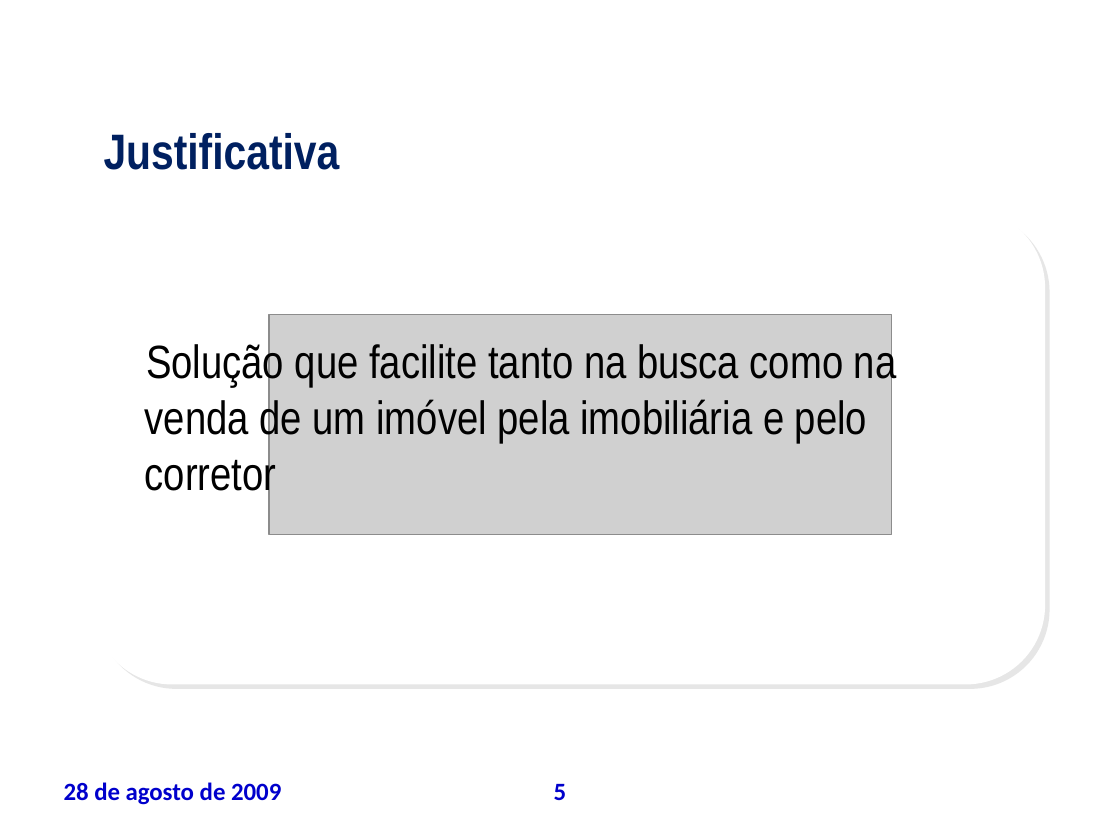
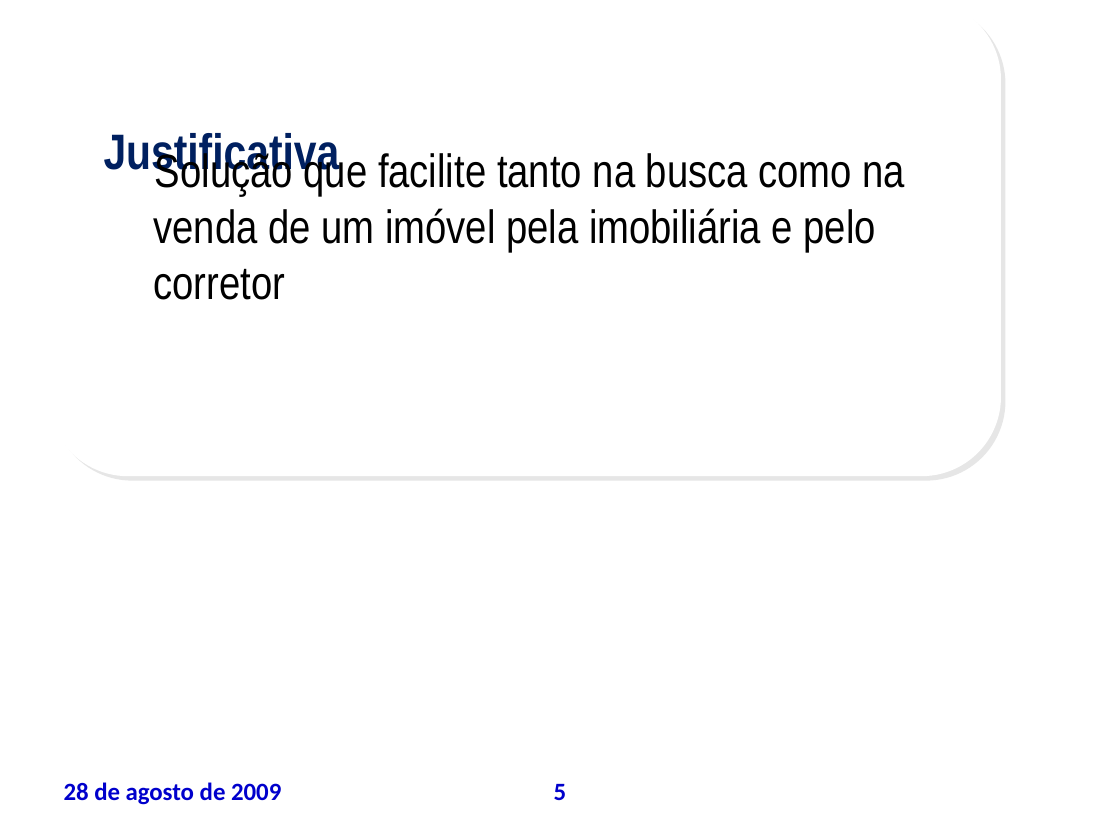
Before and after one commit to leoevaristo/psa20092, a slide deck: slide 5 of ARTEFATOS/TAP_apresentacao.ppt. Drawn at 1120x840 pixels with LibreOffice and Linux fonts; fonts in the diff are those of the drawing; grey boxes stand for pictures; background and template pictures are left out. Boxes give left, top, right and bottom in pixels: in the first picture for what was removed or moved away, otherwise in the second. Text is boxed around its words. In the diff, an @@ line names an element or a change of style, - is before the commit and + after.

```diff
--- a/ARTEFATOS/TAP_apresentacao.ppt
+++ b/ARTEFATOS/TAP_apresentacao.ppt
@@ rounded rectangle moved from (x1=93, y1=208, x2=1046, y2=684) to (x1=48, y1=0, x2=1001, y2=476) @@
@@ text "Solução que facilite tanto na ..." rewrapped from (x1=145, y1=340, x2=897, y2=499) to (x1=153, y1=150, x2=906, y2=300) @@
@@ picture removed at (x1=269, y1=315, x2=892, y2=535) @@
```
Also in this commit, not shown: 19 other slides changed.
